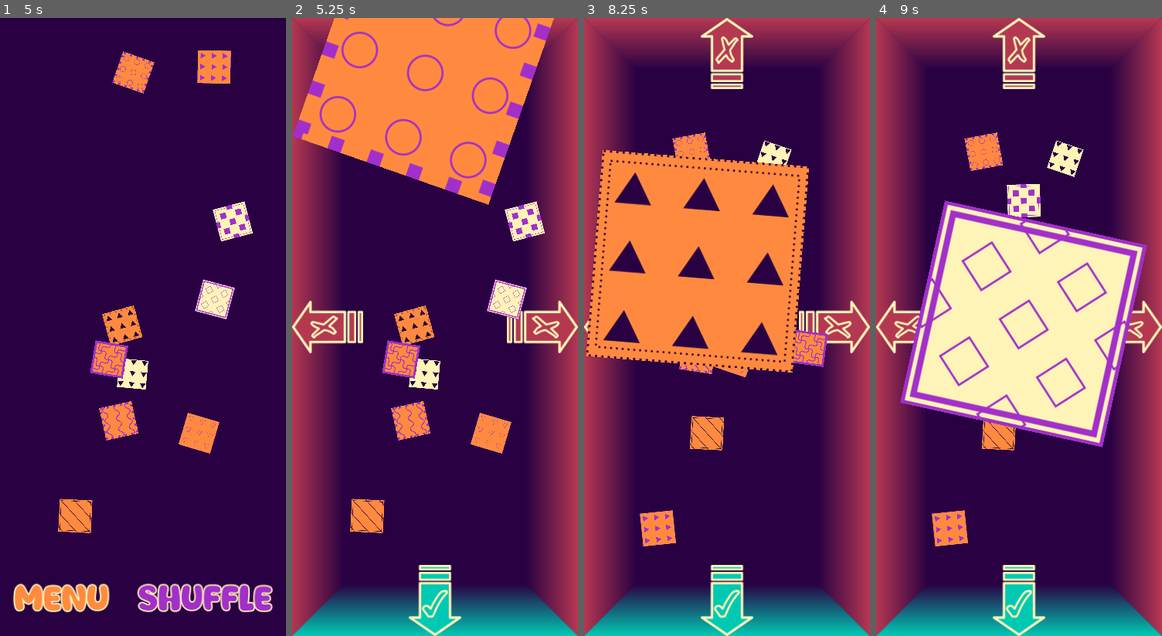
Above: before the commit, frames 1-4 (left to right).
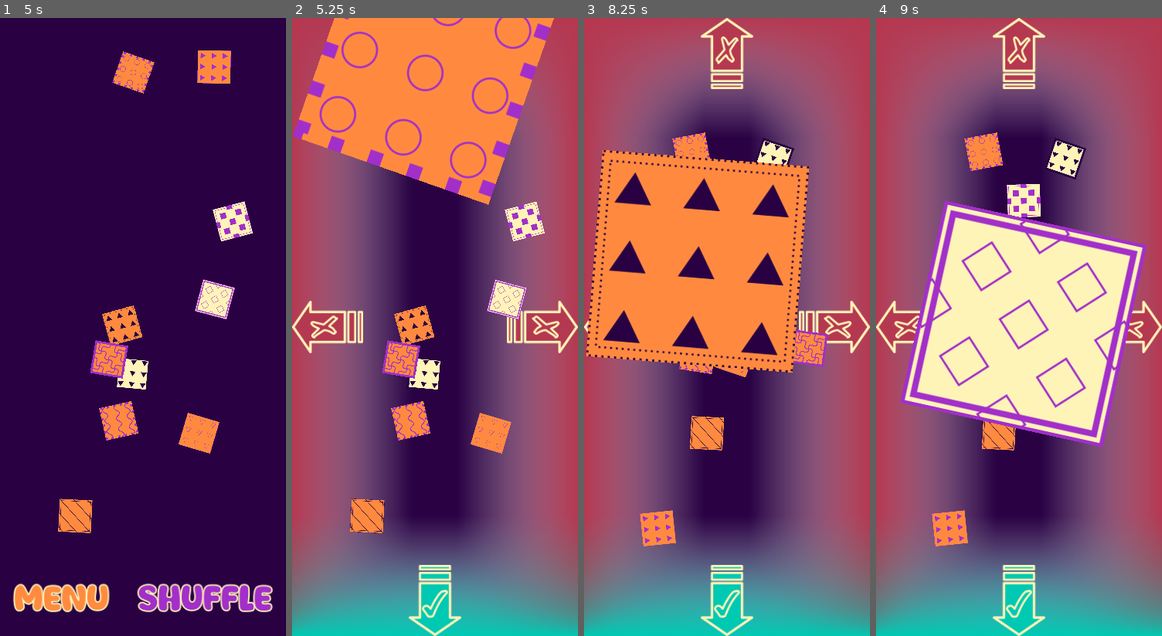
Above: after the commit, the same moments.

Repository: magopian/rummager
Game: Godot game, scene res://start_menu.tscn
The game is run twice, just before and just after one commit, with the same random seed, the same clock (stepped at 60 frames per second) and the same inputs.
Inputs (mouse positions are in pixels of both pictures, inside the frame that each line leads up to):
- Up to frame 1 (5 s): click "START" at 0.5 s; click "Let's go!" at 1.25 s; click "Shuffle" at 2 s; click "Let's go!" at 2.75 s; click "Shuffle" at 3.5 s; click "Shuffle" at 4.25 s
- Up to frame 2 (5.25 s): tap Enter at 5 s; move the mouse to (426, 73) at 5.02 s; click (426, 73) at 5.17 s
- Up to frame 3 (8.25 s): click "Menu" at 5.75 s; click "START" at 6.5 s; click "Let's go!" at 7.25 s; tap Space at 8 s; move the mouse to (698, 259) at 8.02 s; click (698, 259) at 8.17 s
- Up to frame 4 (9 s): tap Enter at 8.75 s; move the mouse to (1024, 327) at 8.77 s; click (1024, 327) at 8.92 s

Frame 1 is identical in both runs. In frame 2, 52% of the frame differs, in the area x 0-100%, y 0-100%; in frame 3, 53%; in frame 4, 53%.

Commit message:
Nicer gradiant for the zones

Diff:
--- a/game.tscn
+++ b/game.tscn
@@ -397,10 +397,10 @@
 grow_horizontal = 2
 grow_vertical = 2
 texture = ExtResource("55_tqlyy")
-patch_margin_left = 75
-patch_margin_top = 75
-patch_margin_right = 75
-patch_margin_bottom = 75
+patch_margin_left = 175
+patch_margin_top = 175
+patch_margin_right = 175
+patch_margin_bottom = 175
 
 [node name="VBoxContainer" type="VBoxContainer" parent="Zones/NinePatchRect"]
 layout_mode = 1
Binary file added: assets/sprites/rect2869.png
Not shown, added: assets/sprites/rect2869.png.import
Binary file changed: assets/sprites/zones.png
